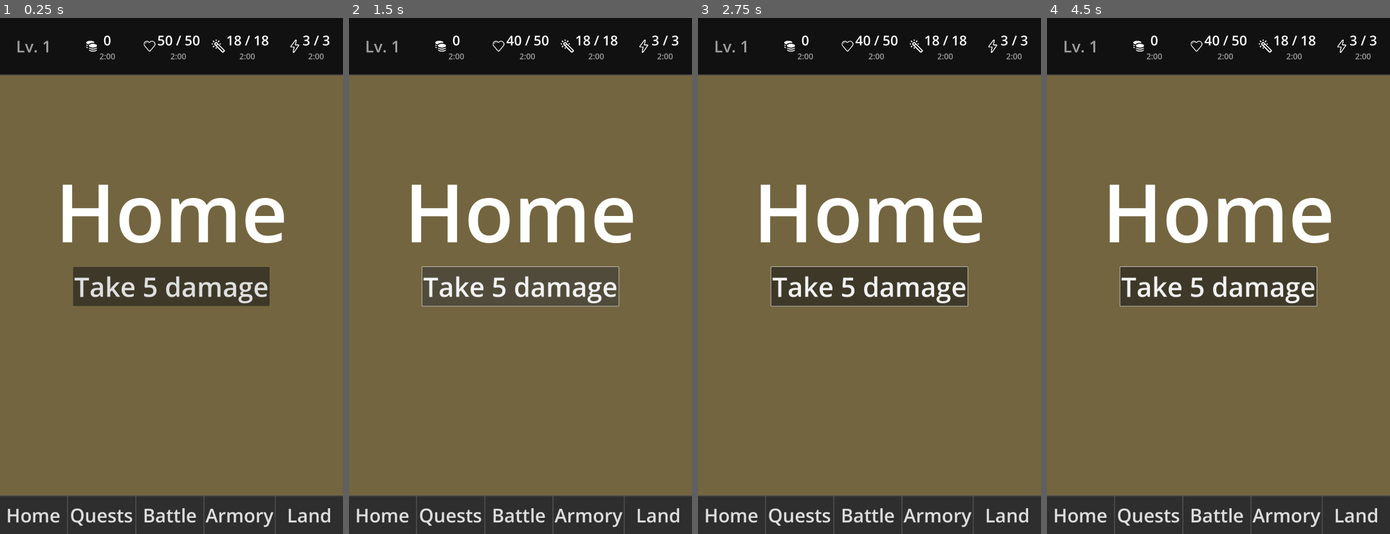
Above: before the commit, frames 1-4 (left to right).
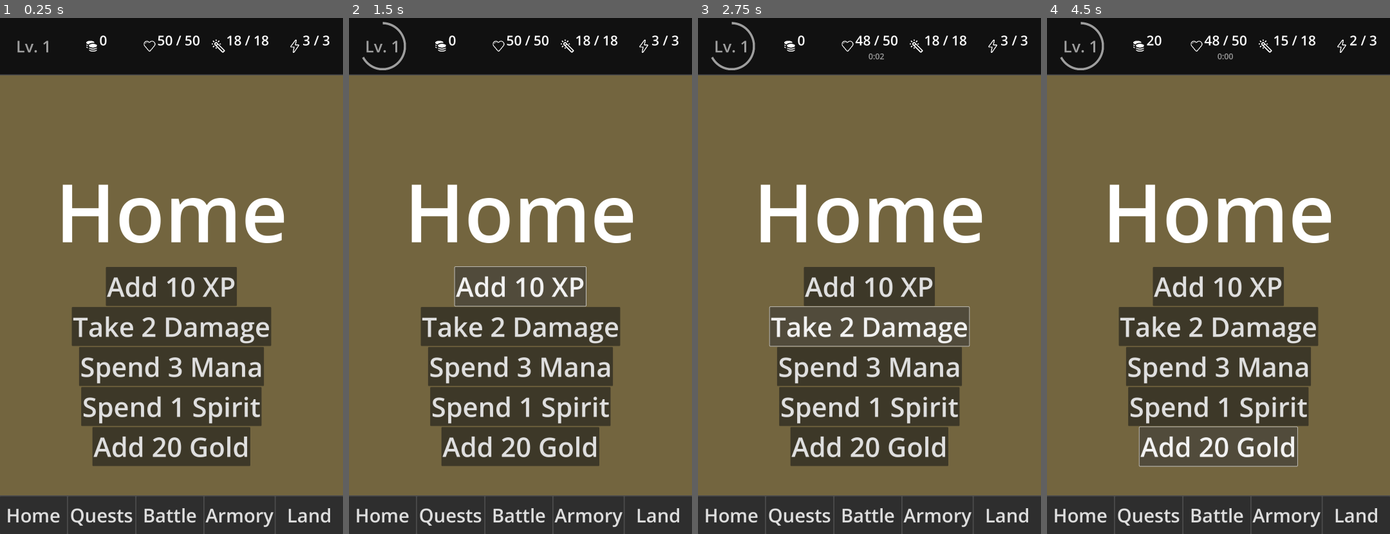
Above: after the commit, the same moments.

Repository: wereshenron/godot-KingdomsLiveRemake
Game: Godot game, scene res://main.tscn
Same seed, same stepped clock (60 frames per second), same inputs: the game is played once before the commit and once after it.
Inputs (mouse positions are in pixels of both pictures, inside the frame that each line leads up to):
- Up to frame 1 (0.25 s): no input
- Up to frame 2 (1.5 s): click (520, 286) at 0.5 s, where only the run before the commit has a clickable "Take 5 damage"; click (520, 286) at 1.25 s, where only the run after the commit has a clickable "Add 10 XP"
- Up to frame 3 (2.75 s): click (869, 327) at 2 s, where only the run after the commit has a clickable "Take 2 Damage"
- Up to frame 4 (4.5 s): click (1218, 368) at 2.75 s, where only the run after the commit has a clickable "Spend 3 Mana"; click (1218, 405) at 3.5 s, where only the run after the commit has a clickable "Spend 1 Spirit"; click (1218, 446) at 4.25 s, where only the run after the commit has a clickable "Add 20 Gold"

The runs differ from the first frame. In frame 1, 18% of the frame differs, in the area x 21-95%, y 3-87%; in frame 2, 19%; in frame 3, 19%; in frame 4, 19%, in the area x 3-95%, y 0-87%.

Commit message:
Stat cooldowns are working for the most part!
Working for health. Still need to add the rest of the stats to the switch case in the base stat class

Diff:
--- /dev/null
+++ b/globals/stat_enum.gd
@@ -0,0 +1,4 @@
+class_name StatEnum
+extends Node
+
+enum Stat { HEALTH, MANA, SPIRIT, GOLD, XP }
--- a/hud/base_stat.gd
+++ b/hud/base_stat.gd
@@ -5,16 +5,20 @@
 @onready var timer_label = $EntryHbox/Stats/Timer
 @onready var status = $EntryHbox/Stats/Status
 
-@export var cooldown_duration: int
+@export var cooldown_duration: float # In seconds
+@export var stat: StatEnum.Stat
 
 func _ready() -> void:
+	match stat:
+		StatEnum.Stat.HEALTH:
+			Player.lost_health.connect(_on_stat_lost)
 	timer.timeout.connect(cooldown_finished)
 
 func _process(delta: float) -> void:
 	if timer.is_stopped():
-		timer_label = ""
+		timer_label.text = ""
 	else:
-		timer_label = format_time(timer.time_left)
+		timer_label.text = format_time(timer.time_left)
 
 func start_cooldown() -> void:
 	timer.wait_time = cooldown_duration
@@ -29,4 +33,15 @@
 	timer.stop()
 
 func cooldown_finished() -> void:
-	pass # Define in child classes
+	Player.change_stat(stat, 1)
+
+	var current_state: Array[int] = Player.get_stat(stat)
+	var current = current_state.front()
+	var max = current_state.back()
+
+	if current == max:
+		stop_timer()
+
+func _on_stat_lost() -> void:
+	if timer.is_stopped():
+		start_cooldown()
--- a/hud/gold.tscn
+++ b/hud/gold/gold.tscn
@@ -1,9 +1,12 @@
-[gd_scene load_steps=3 format=3 uid="uid://dphon2ohwecwg"]
+[gd_scene load_steps=4 format=3 uid="uid://dphon2ohwecwg"]
 
 [ext_resource type="PackedScene" uid="uid://cn23b2j830lwe" path="res://hud/base_nav_entry.tscn" id="1_stfew"]
 [ext_resource type="Texture2D" uid="uid://b01cb83e2yeh4" path="res://icons/gold.svg" id="2_8qq7s"]
+[ext_resource type="Script" uid="uid://d4cuwe5bnnwpc" path="res://hud/gold/gold_timer.gd" id="2_oitg3"]
 
 [node name="Gold" instance=ExtResource("1_stfew")]
+script = ExtResource("2_oitg3")
+stat = 3
 
 [node name="Logo" parent="EntryHbox" index="0"]
 texture = ExtResource("2_8qq7s")
--- /dev/null
+++ b/hud/gold/gold_timer.gd
@@ -0,0 +1 @@
+extends BaseStat
--- a/hud/health.tscn
+++ b/hud/health/health.tscn
@@ -1,9 +1,12 @@
-[gd_scene load_steps=3 format=3 uid="uid://bfddc7w8jrbry"]
+[gd_scene load_steps=4 format=3 uid="uid://bfddc7w8jrbry"]
 
 [ext_resource type="PackedScene" uid="uid://cn23b2j830lwe" path="res://hud/base_nav_entry.tscn" id="1_ml65y"]
+[ext_resource type="Script" uid="uid://ds0yfvk6i8vdf" path="res://hud/health/health_timer.gd" id="2_bxc1u"]
 [ext_resource type="Texture2D" uid="uid://dayo1j84vhcni" path="res://icons/heart.svg" id="2_koc2b"]
 
 [node name="Health" instance=ExtResource("1_ml65y")]
+script = ExtResource("2_bxc1u")
+cooldown_duration = 3.0
 
 [node name="Logo" parent="EntryHbox" index="0"]
 texture = ExtResource("2_koc2b")
--- /dev/null
+++ b/hud/health/health_timer.gd
@@ -0,0 +1 @@
+extends BaseStat
--- a/hud/mana.tscn
+++ b/hud/mana/mana.tscn
@@ -1,9 +1,12 @@
-[gd_scene load_steps=3 format=3 uid="uid://dltitmj6lltu0"]
+[gd_scene load_steps=4 format=3 uid="uid://dltitmj6lltu0"]
 
 [ext_resource type="PackedScene" uid="uid://cn23b2j830lwe" path="res://hud/base_nav_entry.tscn" id="1_p3g7e"]
+[ext_resource type="Script" uid="uid://fg531bbt8gqp" path="res://hud/mana/mana_timer.gd" id="2_uwk16"]
 [ext_resource type="Texture2D" uid="uid://3i7uxjhwtvft" path="res://icons/mana.svg" id="2_wrqw8"]
 
 [node name="Mana" instance=ExtResource("1_p3g7e")]
+script = ExtResource("2_uwk16")
+stat = 1
 
 [node name="Logo" parent="EntryHbox" index="0"]
 texture = ExtResource("2_wrqw8")
--- /dev/null
+++ b/hud/mana/mana_timer.gd
@@ -0,0 +1 @@
+extends BaseStat
--- a/hud/spirit.tscn
+++ /dev/null
@@ -1,5 +0,0 @@
-[gd_scene load_steps=2 format=3 uid="uid://dwb7t5irdavek"]
-
-[ext_resource type="PackedScene" uid="uid://cn23b2j830lwe" path="res://hud/base_nav_entry.tscn" id="1_4hgvn"]
-
-[node name="Spirit" instance=ExtResource("1_4hgvn")]
--- /dev/null
+++ b/hud/spirit/spirit.tscn
@@ -0,0 +1,8 @@
+[gd_scene load_steps=3 format=3 uid="uid://dwb7t5irdavek"]
+
+[ext_resource type="PackedScene" uid="uid://cn23b2j830lwe" path="res://hud/base_nav_entry.tscn" id="1_4hgvn"]
+[ext_resource type="Script" uid="uid://cbyllveto0q07" path="res://hud/spirit/spirit_timer.gd" id="2_xryuj"]
+
+[node name="Spirit" instance=ExtResource("1_4hgvn")]
+script = ExtResource("2_xryuj")
+stat = 2
--- /dev/null
+++ b/hud/spirit/spirit_timer.gd
@@ -0,0 +1 @@
+extends BaseStat
--- a/main.tscn
+++ b/main.tscn
@@ -4,10 +4,10 @@
 [ext_resource type="Script" uid="uid://c21qus1kd8ea6" path="res://hud/player_stats.gd" id="1_5vw27"]
 [ext_resource type="Texture2D" uid="uid://b1x4mjy7gcuej" path="res://icons/circular_progress_bar.svg" id="1_272bh"]
 [ext_resource type="PackedScene" uid="uid://dq4ms3cpcq0vn" path="res://screens/home_screen.tscn" id="2_h2yge"]
-[ext_resource type="PackedScene" uid="uid://dphon2ohwecwg" path="res://hud/gold.tscn" id="3_5vw27"]
-[ext_resource type="PackedScene" uid="uid://bfddc7w8jrbry" path="res://hud/health.tscn" id="4_5vw27"]
-[ext_resource type="PackedScene" uid="uid://dltitmj6lltu0" path="res://hud/mana.tscn" id="5_kek77"]
-[ext_resource type="PackedScene" uid="uid://dwb7t5irdavek" path="res://hud/spirit.tscn" id="6_4c57u"]
+[ext_resource type="PackedScene" uid="uid://dphon2ohwecwg" path="res://hud/gold/gold.tscn" id="3_5vw27"]
+[ext_resource type="PackedScene" uid="uid://bfddc7w8jrbry" path="res://hud/health/health.tscn" id="4_5vw27"]
+[ext_resource type="PackedScene" uid="uid://dltitmj6lltu0" path="res://hud/mana/mana.tscn" id="5_kek77"]
+[ext_resource type="PackedScene" uid="uid://dwb7t5irdavek" path="res://hud/spirit/spirit.tscn" id="6_4c57u"]
 
 [sub_resource type="StyleBoxFlat" id="StyleBoxFlat_0xm2m"]
 content_margin_top = 15.0
--- a/player/player.gd
+++ b/player/player.gd
@@ -4,21 +4,62 @@
 @onready var player_data: PlayerData = preload("res://player/player_data.tres")
 @onready var test_button = preload("res://screens/home_screen.tscn")
 
+signal lost_health
+signal lost_mana
+signal lost_spirit
+
 func _ready() -> void:
 	player_data.leveled_up.connect(_on_level_up)
 
-func add_gold(amount: int) -> void:
-	player_data.gold += amount
+func change_stat(stat: StatEnum.Stat, amount: int) -> void:
+	match stat:
+		StatEnum.Stat.HEALTH:
+			player_data.health += amount
+			if amount < 0:
+				lost_health.emit()
 
-func take_damage(amount: int) -> void:
-	player_data.health -= amount
-	#ResourceSaver.save(player_data) # Testing saving in between runs
+		StatEnum.Stat.MANA:
+			player_data.mana += amount
+			if amount < 0:
+				lost_mana.emit()
 
-func add_xp(amount: int) -> void:
-	player_data.xp += amount
+		StatEnum.Stat.SPIRIT:
+			player_data.spirit += amount
+			if amount < 0:
+				lost_spirit.emit()
 
-func spend_mana(amount: int) -> void:
-	player_data.mana -= amount
+		StatEnum.Stat.GOLD:
+			player_data.gold += amount
+
+		StatEnum.Stat.XP:
+			player_data.xp += amount
+
+# Returns current status of stat and the current max value, if applicable
+func get_stat(stat: StatEnum.Stat) -> Array[int]:
+	var current_stat: int
+	var max_stat: int
+
+	match stat:
+		StatEnum.Stat.HEALTH:
+			current_stat = player_data.health
+			max_stat = player_progression.max_health[player_data.level]
+
+		StatEnum.Stat.MANA:
+			current_stat = player_data.mana
+			max_stat = player_progression.max_mana[player_data.level]
+
+		StatEnum.Stat.SPIRIT:
+			current_stat = player_data.spirit
+			max_stat = player_progression.max_spirit[player_data.level]
+
+		StatEnum.Stat.GOLD:
+			current_stat = player_data.gold
+
+		StatEnum.Stat.XP:
+			current_stat = player_data.xp
+			max_stat = player_progression.xp_cap[player_data.level]
+
+	return [current_stat, max_stat]
 
 func _on_level_up() -> void:
 	player_data.health = player_progression.max_health[player_data.level]
--- a/screens/home_screen.tscn
+++ b/screens/home_screen.tscn
@@ -1,15 +1,46 @@
 [gd_scene load_steps=3 format=3 uid="uid://dq4ms3cpcq0vn"]
 
 [ext_resource type="PackedScene" uid="uid://dvp6q1qfq01ih" path="res://screens/base_screen.tscn" id="1_xax02"]
-[ext_resource type="Script" uid="uid://bxxpwqbvemuy2" path="res://screens/test_button.gd" id="2_vtmbu"]
+[ext_resource type="Script" uid="uid://bxxpwqbvemuy2" path="res://screens/testing_stats.gd" id="2_vtmbu"]
 
 [node name="HomeScreen" instance=ExtResource("1_xax02")]
 
-[node name="Button" type="Button" parent="MarginContainer/VBoxContainer" index="1"]
+[node name="VBoxContainer" type="VBoxContainer" parent="MarginContainer/VBoxContainer" index="1"]
+layout_mode = 2
+script = ExtResource("2_vtmbu")
+
+[node name="XP" type="Button" parent="MarginContainer/VBoxContainer/VBoxContainer" index="0"]
 layout_mode = 2
 size_flags_horizontal = 4
 theme_override_font_sizes/font_size = 100
-text = "Take 5 damage"
-script = ExtResource("2_vtmbu")
+text = "Add 10 XP"
 
-[connection signal="button_up" from="MarginContainer/VBoxContainer/Button" to="MarginContainer/VBoxContainer/Button" method="_on_button_up"]
+[node name="Health" type="Button" parent="MarginContainer/VBoxContainer/VBoxContainer" index="1"]
+layout_mode = 2
+size_flags_horizontal = 4
+theme_override_font_sizes/font_size = 100
+text = "Take 2 Damage"
+
+[node name="Mana" type="Button" parent="MarginContainer/VBoxContainer/VBoxContainer" index="2"]
+layout_mode = 2
+size_flags_horizontal = 4
+theme_override_font_sizes/font_size = 100
+text = "Spend 3 Mana"
+
+[node name="Spirit" type="Button" parent="MarginContainer/VBoxContainer/VBoxContainer" index="3"]
+layout_mode = 2
+size_flags_horizontal = 4
+theme_override_font_sizes/font_size = 100
+text = "Spend 1 Spirit"
+
+[node name="Gold" type="Button" parent="MarginContainer/VBoxContainer/VBoxContainer" index="4"]
+layout_mode = 2
+size_flags_horizontal = 4
+theme_override_font_sizes/font_size = 100
+text = "Add 20 Gold"
+
+[connection signal="button_up" from="MarginContainer/VBoxContainer/VBoxContainer/XP" to="MarginContainer/VBoxContainer/VBoxContainer" method="_on_xp_button_up"]
+[connection signal="button_up" from="MarginContainer/VBoxContainer/VBoxContainer/Health" to="MarginContainer/VBoxContainer/VBoxContainer" method="_on_health_button_up"]
+[connection signal="button_up" from="MarginContainer/VBoxContainer/VBoxContainer/Mana" to="MarginContainer/VBoxContainer/VBoxContainer" method="_on_mana_button_up"]
+[connection signal="button_up" from="MarginContainer/VBoxContainer/VBoxContainer/Spirit" to="MarginContainer/VBoxContainer/VBoxContainer" method="_on_spirit_button_up"]
+[connection signal="button_up" from="MarginContainer/VBoxContainer/VBoxContainer/Gold" to="MarginContainer/VBoxContainer/VBoxContainer" method="_on_gold_button_up"]
--- a/screens/test_button.gd
+++ /dev/null
@@ -1,4 +0,0 @@
-extends Button
-
-func _on_button_up() -> void:
-	Player.take_damage(5)
--- /dev/null
+++ b/screens/testing_stats.gd
@@ -0,0 +1,16 @@
+extends Control
+
+func _on_health_button_up() -> void:
+	Player.change_stat(StatEnum.Stat.HEALTH, -2)
+
+func _on_xp_button_up() -> void:
+	Player.change_stat(StatEnum.Stat.XP, 10)
+
+func _on_mana_button_up() -> void:
+	Player.change_stat(StatEnum.Stat.MANA, -3)
+
+func _on_spirit_button_up() -> void:
+	Player.change_stat(StatEnum.Stat.SPIRIT, -1)
+
+func _on_gold_button_up() -> void:
+	Player.change_stat(StatEnum.Stat.GOLD, 20)
Not shown, added: globals/stat_enum.gd.uid
Not shown, added: hud/gold/gold_timer.gd.uid
Not shown, added: hud/health/health_timer.gd.uid
Not shown, added: hud/mana/mana_timer.gd.uid
Not shown, added: hud/spirit/spirit_timer.gd.uid
Renamed: screens/test_button.gd.uid -> screens/testing_stats.gd.uid
